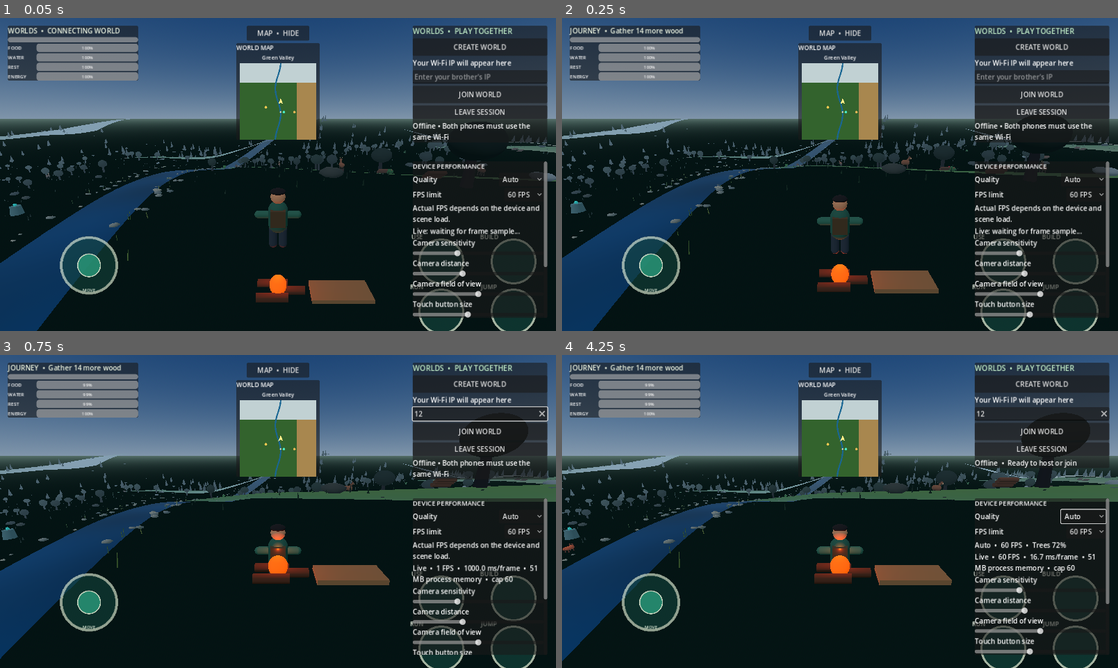
Above: before the commit, frames 1-4 (two rows, left to right).
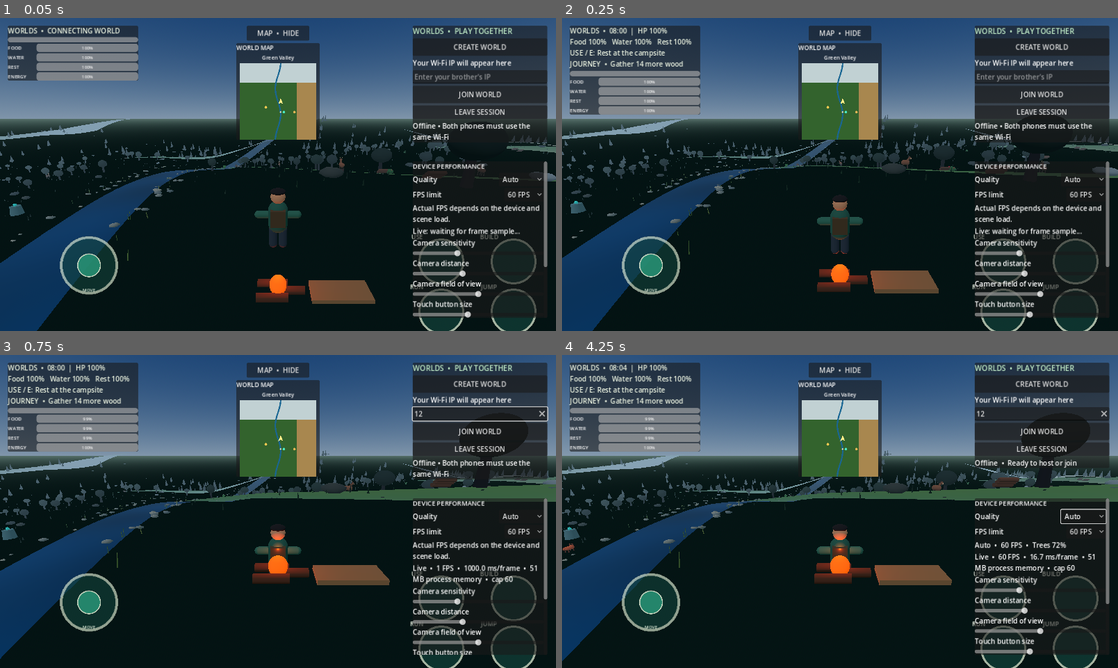
Above: after the commit, the same moments.

Repository: loayh523-lab/WORLDS
Game: Godot game, scene res://scenes/main.tscn
Same seed, same stepped clock (60 frames per second), same inputs: the game is played once before the commit and once after it.
Inputs (mouse positions are in pixels of both pictures, inside the frame that each line leads up to):
- Up to frame 1 (0.05 s): no input
- Up to frame 2 (0.25 s): no input
- Up to frame 3 (0.75 s): click (478, 414) at 0.52 s; type "12" at 0.6 s
- Up to frame 4 (4.25 s): click "CREATE WORLD" at 1.25 s; click "LEAVE SESSION" at 2 s; click "Auto" at 2.75 s; click "60 FPS" at 3.5 s

Frame 1 is identical in both runs. In frame 2, 4.7% of the frame differs, in the area x 1-25%, y 3-31%; in frame 3, 4.8%; in frame 4, 4.9%.

Commit message:
Fix HUD journey objective formatting and display

Diff:
--- a/scripts/main.gd
+++ b/scripts/main.gd
@@ -1502,7 +1502,8 @@
             roundi(hunger),
             roundi(thirst),
             roundi(rest),
-            note
+            note,
+            objective
         ]
         if health_bar:
             health_bar.value = health
